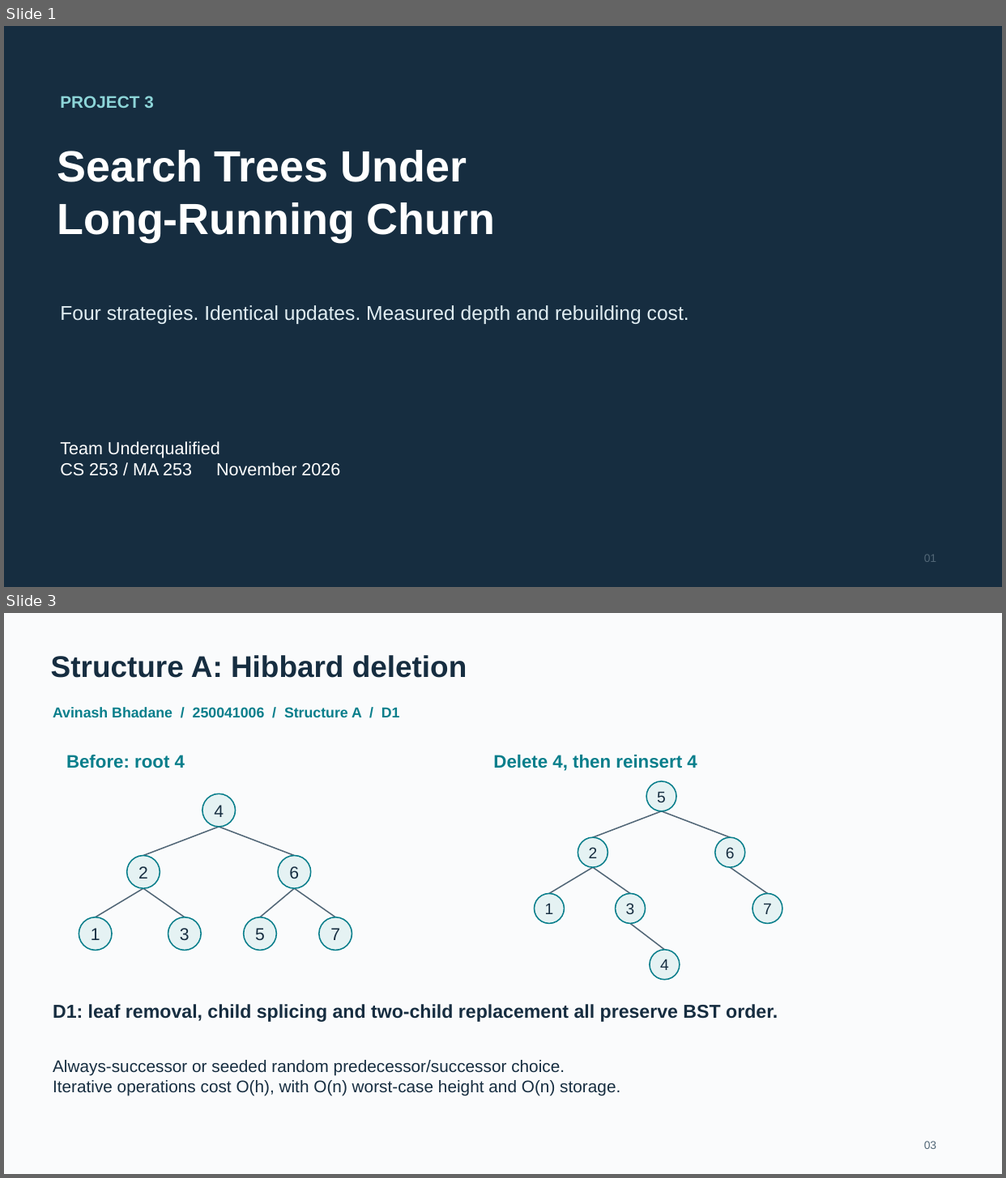
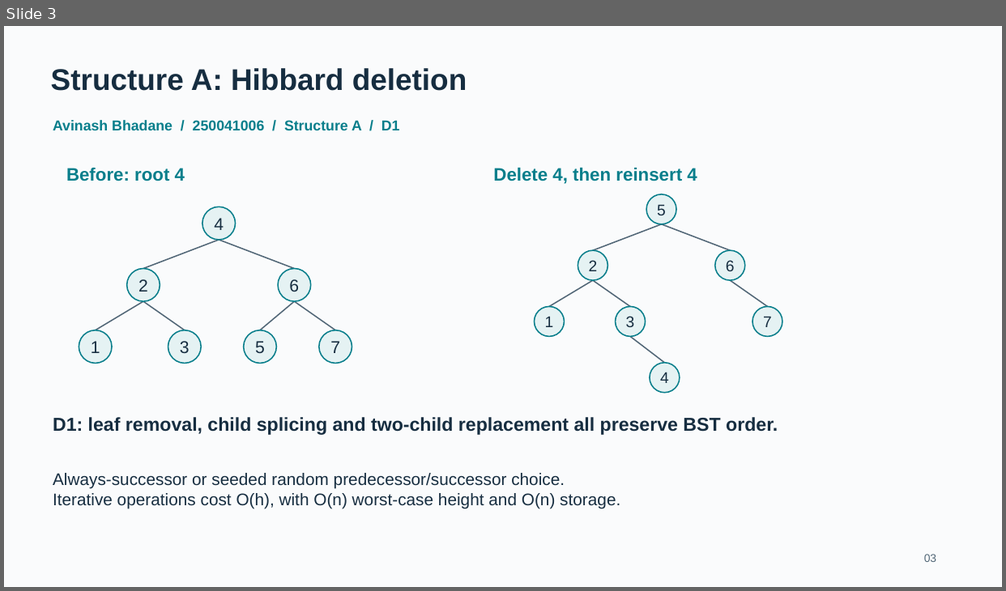
Before and after one commit to MayankMoyal/DSA-Project, a slide deck: docs/slides/slides.pptx. Shown one above the other, each under a label of ours: slides 1 and 3 before the commit, slide 3 after it; the slides between them are not shown. The pictures are 1006x1178 and 1006x591 pixels, drawn with LibreOffice and Linux fonts; fonts in the diff are those of the drawing. Boxes give left, top, right and bottom in pixels: in the first picture for what was removed or moved away, otherwise in the second. Text is boxed around its words. In the diff, an @@ line names an element or a change of style, - is before the commit and + after.

```diff
--- a/docs/slides/slides.pptx
+++ b/docs/slides/slides.pptx
@@ slide 1 removed at (4, 26, 1002, 587), background #162D40 @@
@@ text removed at (60, 96, 154, 108) @@
-PROJECT 3
@@ text removed at (57, 150, 495, 241) @@
-Search Trees Under
-Long-Running Churn
@@ text removed at (60, 305, 689, 324) @@
-Four strategies. Identical updates. Measured depth and rebuilding cost.
@@ text removed at (60, 442, 340, 476) @@
-Team Underqualified
-CS 253 / MA 253 November 2026
@@ text removed at (924, 555, 936, 562) @@
-01
```
Also in this commit, not shown: 6 slides changed, 2 slides added, 1 other slide removed, 4 other files.
